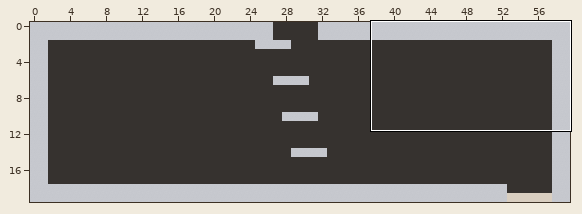
Level history. Tiled map (JSON): assets/tiled/rooms/computer_e.json. Above: a wide view before the commit, with the close-up outlined.
Close-up. Earlier state:
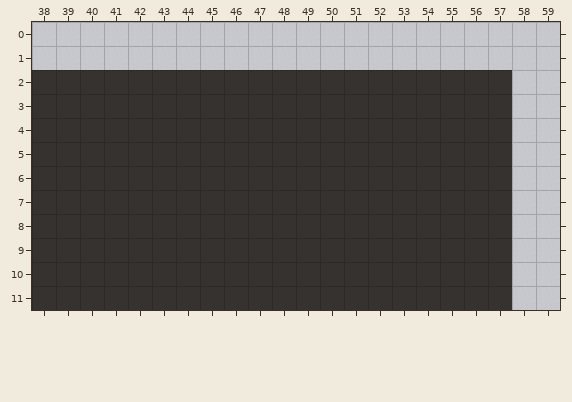
Cells are 24x24 px. Shown: x 38..59, y 0..11. The commit also changed other parts of the map, which this record leaves out.
Once edited:
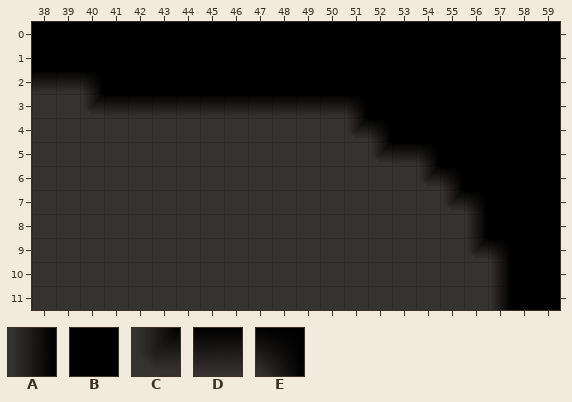
Key: from "other": A 264, B 265, C 308, D 309, E 354.
_ is an empty cell, . an unchanged one.
Tiles of an added or newly shown layer are drawn over the layers below it.
See-through tiles are keyed as they look on the map.
What changed:
--- layer "shadow" (added)
@@ x 38..59 @@
- 0 ______________________
- 1 ______________________
- 2 ______________________
- 3 ..____________________
- 4 ............._________
- 5 ..............________
- 6 ................______
- 7 ................._____
- 8 ..................____
- 9 ..................____
-10 ...................___
-11 ...................___
+ 0 BBBBBBBBBBBBBBBBBBBBBB
+ 1 BBBBBBBBBBBBBBBBBBBBBB
+ 2 DDEBBBBBBBBBBBBBBBBBBB
+ 3 ..CDDDDDDDDDDEBBBBBBBB
+ 4 .............CEBBBBBBB
+ 5 ..............CDEBBBBB
+ 6 ................CEBBBB
+ 7 .................CEBBB
+ 8 ..................ABBB
+ 9 ..................CEBB
+10 ...................ABB
+11 ...................ABB
Boxes around the changes in both close-ups, in picture pixels (x1, y1, x2, y2):
added: (32, 22, 560, 310)
